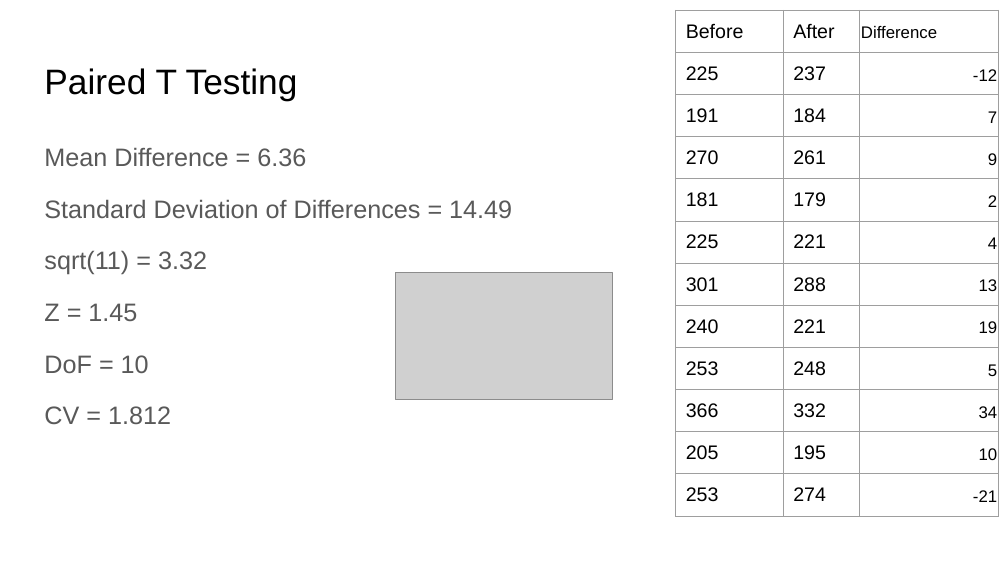
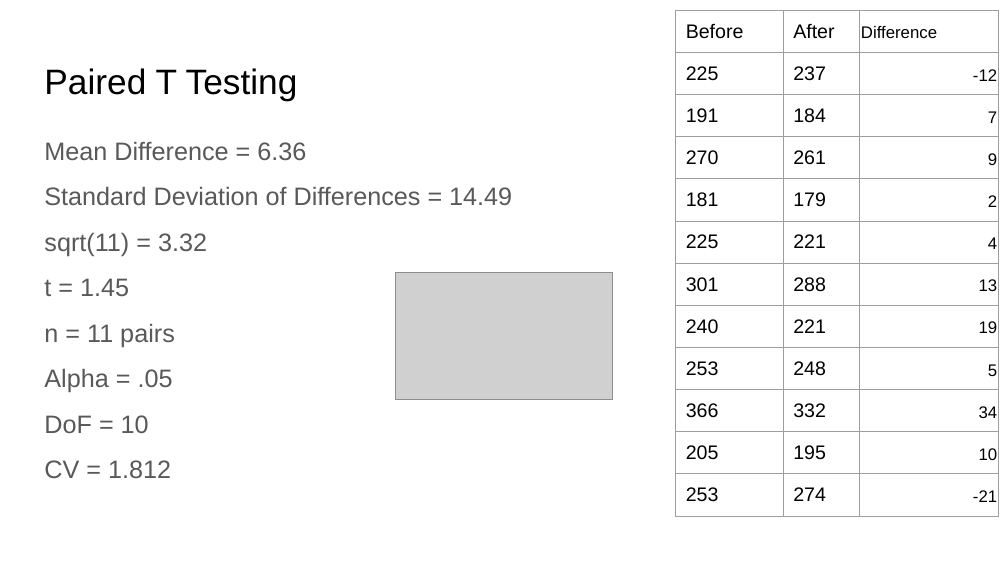
Before and after one commit to rjwrobel86/Python4Statistics, a slide deck: slide 70 of Stuff For Class/Slides/Hypothesis Testing.pptx (slide 64 before the commit). Drawn at 1008x567 pixels with LibreOffice and Linux fonts; fonts in the diff are those of the drawing; grey boxes stand for pictures. Boxes give left, top, right and bottom in pixels: in the first picture for what was removed or moved away, otherwise in the second. Text is boxed around its words. In the diff, an @@ line names an element or a change of style, - is before the commit and + after.

```diff
--- a/Stuff For Class/Slides/Hypothesis Testing.pptx
+++ b/Stuff For Class/Slides/Hypothesis Testing.pptx
@@ text at <box>44,141,512,478</box>: line spacing 1.15 to 0.95 @@
@@ text at <box>44,278,175,392</box>: text changed @@
-Z = 1.45
+t = 1.45
+n = 11 pairs
+Alpha = .05
```
Also in this commit, not shown: 7 other slides changed, 6 slides added, 17 other files.
